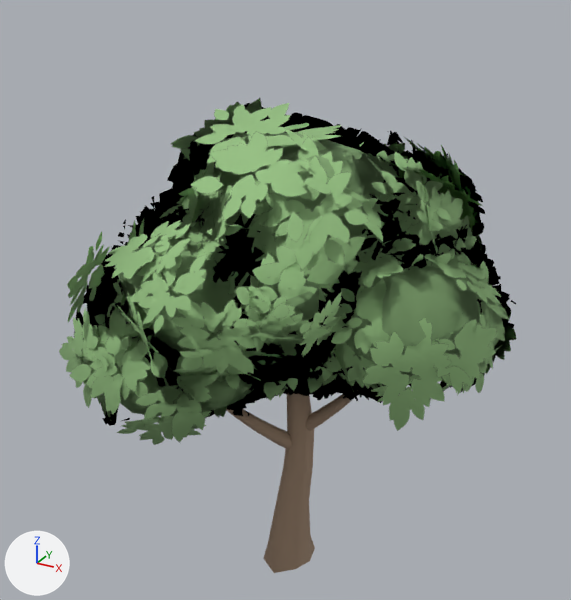
Two versions of the Blender file source/environment/vegetation/card_round.blend, one commit apart.
Both versions are drawn from a camera (50 mm lens) standing at (5.47, -10.09, 9.76) and looking at (-0.07, -0.02, 4.72). The axes (+X, +Y, +Z) are drawn at lower left. The lights are the same throughout. The older version comes first. Objects named as collision shapes, trigger or cutter boxes, shadow casters or lower levels of detail are left out.

The first picture shows 'card_round_LOD0'.
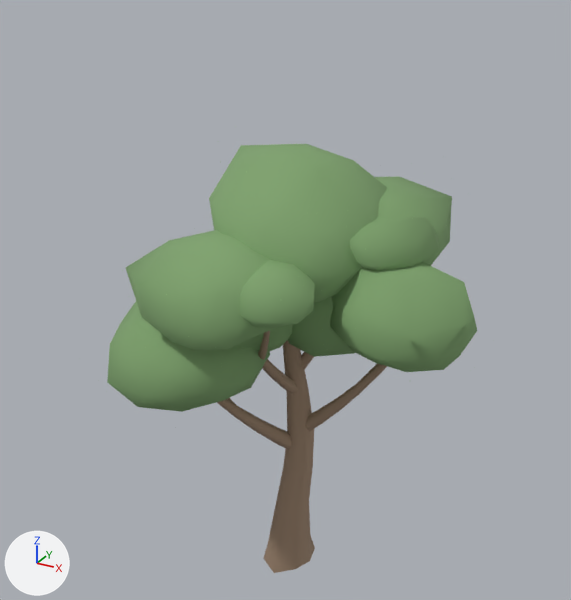
Pixel boxes [x1, y1, x2, y2] of what changed, in the pictures (571 x 600 px; the box of a moved part takes in the faces that stretch with it):
'card_round_LOD0', reshaped: before [59, 98, 516, 573]; after [107, 141, 477, 573]
part 1 of me_card_round_lod0, moved or reshaped: before [204, 132, 386, 278]; after [209, 144, 387, 302]
part 2 of me_card_round_lod0, moved or reshaped (not visible before): after [287, 296, 355, 357]
part 3 of me_card_round_lod0, deleted (green): before [59, 98, 516, 445]
part 4 of me_card_round_lod0, cut back: before [113, 137, 483, 416]; after [107, 141, 477, 412]

What changed in the scene script:
```text
Change me_card_round_lod0:
    used by ob_card_round_lod0; location = (0.0, 0.0, 0.0)
    remove me_card_round_lod0.from_pydata(...)  # 2273 vertices, 1742 faces; spans x -3.58..4.08, y -3.67..3.49, z -0.35..8.79
    add me_card_round_lod0.from_pydata(...)  # 2513 vertices, 1802 faces; spans x -2.84..3.28, y -3.16..2.79, z -0.35..7.53
    me_card_round_lod0 part 1: the loose piece of 42 vertices spanning x -1.58..1.79, y -1.65..2.04, z 4.86..7.38 is scaled about its middle by 0.9, then moved by (-0.01, -0.02, -0.04)
    me_card_round_lod0 part 2: the loose piece of 42 vertices spanning x -1.31..1.87, y -0.78..1.74, z 3.88..5.6 is scaled about its middle by 0.9, then moved by (0.04, 0.0, -0.03)
    me_card_round_lod0 part 3: 309 loose pieces with 1236 vertices, spanning x -3.58..4.08, y -3.67..3.49, z 2.38..8.79, are deleted
    me_card_round_lod0 part 4: 578 vertices removed from x -2.74..3.5, y -2.81..3.07, z 3.52..7.91; 2054 vertices added at x -2.84..3.28, y -3.16..2.79, z 3.36..7.53
```
